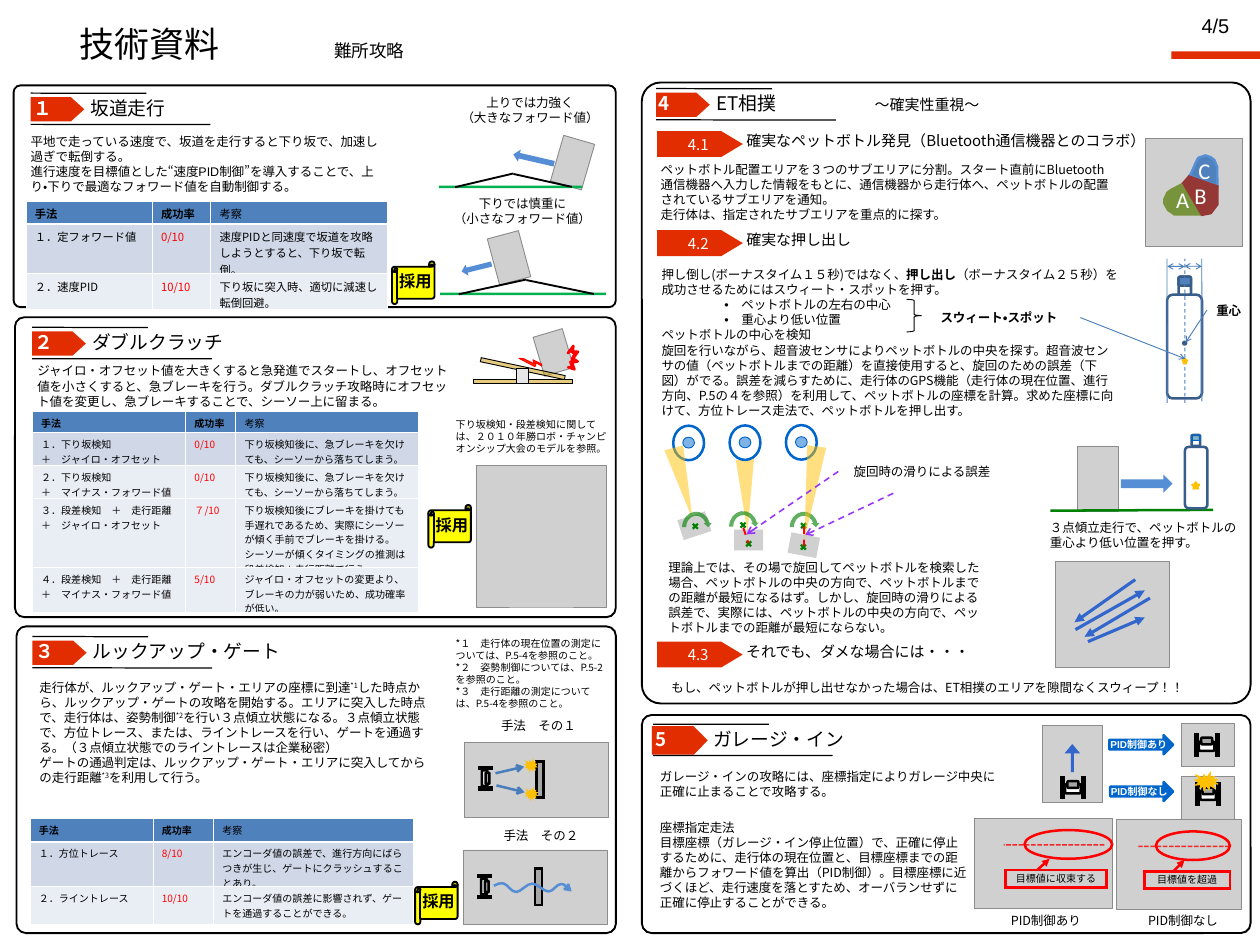
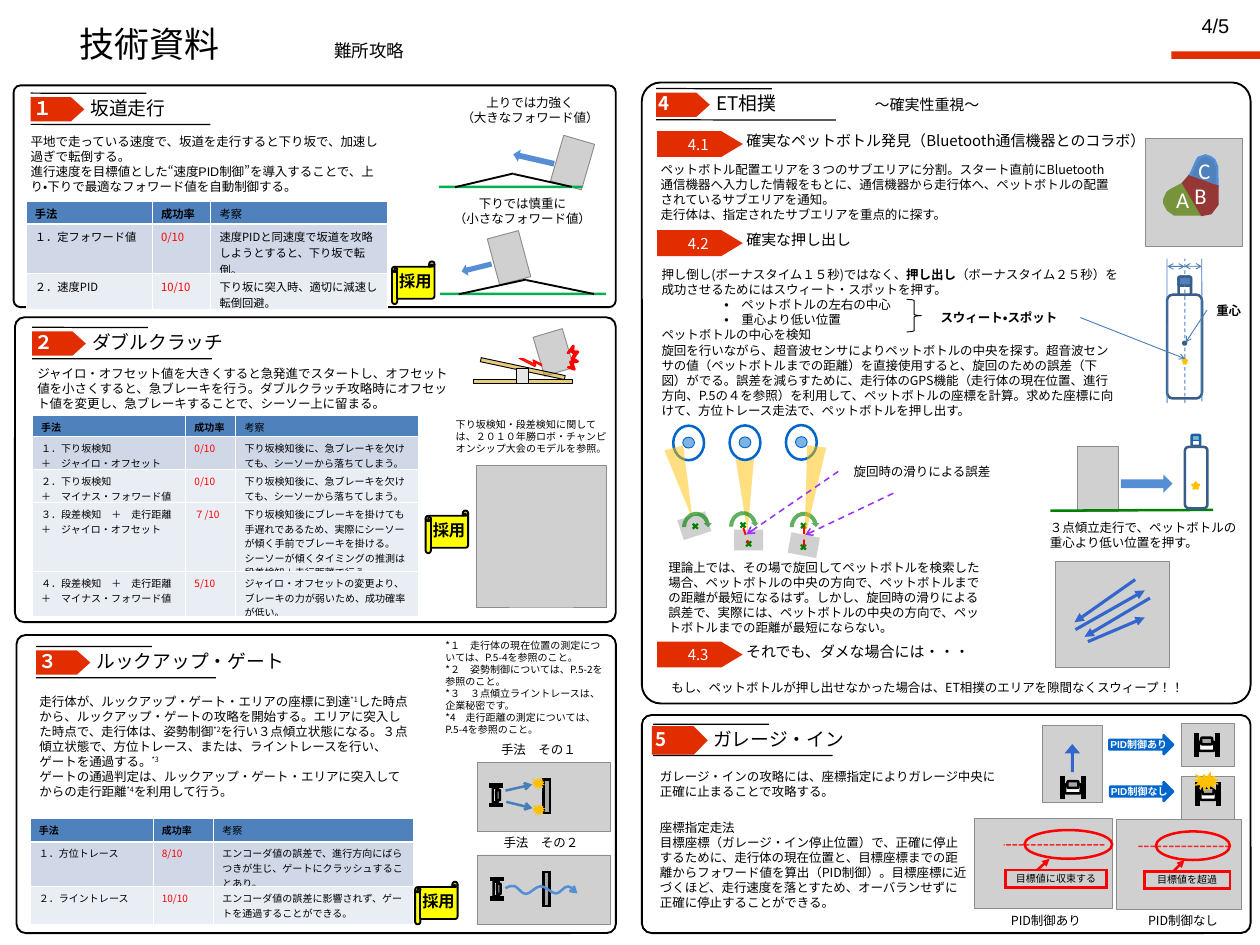
Before and after one commit to jrits/model2011, a slide deck: slide 1 of model_4/222_hamarobo_model_4.ppt. Drawn at 1260x945 pixels with LibreOffice and Linux fonts; fonts in the diff are those of the drawing; grey boxes stand for pictures; background and template pictures are left out. Boxes give left, top, right and bottom in pixels: in the first picture for what was removed or moved away, otherwise in the second. Text is boxed around its words. In the diff, an @@ line names an element or a change of style, - is before the commit and + after.

Commit message:
レイアウトの微調整。ガレージ・インの攻略方法説明を修正。ルックアップゲートで、企業秘密をAsteriskに変更。

```diff
--- a/model_4/222_hamarobo_model_4.ppt
+++ b/model_4/222_hamarobo_model_4.ppt
@@ rounded rectangle: place and size @@
-rounded rectangle at bbox=[15, 318, 616, 617]
+rounded rectangle at bbox=[15, 318, 616, 623]
@@ text "採用": place and size @@
-text "採用" at bbox=[436, 517, 468, 533]
+text "採用" at bbox=[433, 522, 465, 538]
@@ 1 table, 1 text, 1 horizontal scroll: place and size @@
-1 table, 1 text, 1 horizontal scroll at bbox=[32, 411, 578, 841]
+1 table, 1 text, 1 horizontal scroll at bbox=[32, 415, 578, 848]
@@ rounded rectangle: place and size @@
-rounded rectangle at bbox=[16, 626, 616, 933]
+rounded rectangle at bbox=[16, 635, 616, 933]
@@ 2 texts, 2 lines, 1 freeform shape: place and size @@
-2 texts, 2 lines, 1 freeform shape at bbox=[32, 636, 280, 668]
+2 texts, 2 lines, 1 freeform shape at bbox=[36, 646, 283, 678]
@@ text "*１ 走行体の現在位置の測定については、P.5-4を参照のこと。": place and size @@
-text "*１ 走行体の現在位置の測定については、P.5-4を参照のこと。" at bbox=[456, 638, 603, 708]
+text "*１ 走行体の現在位置の測定については、P.5-4を参照のこと。" at bbox=[445, 640, 603, 734]
@@ text at bbox=[445, 688, 600, 734]: text changed @@
-*３ 走行距離の測定については、P.5-4を参照のこと。
+*３ ３点傾立ライントレースは、企業秘密です。
+*4 走行距離の測定については、P.5-4を参照のこと。
@@ text at bbox=[39, 695, 408, 797]: text changed @@
-走行体が、ルックアップ・ゲート・エリアの座標に到達*1した時点から、ルックアップ・ゲートの攻略を開始する。エリアに突入した時点で、走行体は、姿勢制御*2を行い３点傾立状態になる。３点傾立状態で、方位トレース、または、ライントレースを行い、ゲートを通過する。（３点傾立状態でのライントレースは企業秘密）
-ゲートの通過判定は、ルックアップ・ゲート・エリアに突入してからの走行距離*3を利用して行う。
+走行体が、ルックアップ・ゲート・エリアの座標に到達*1した時点から、ルックアップ・ゲートの攻略を開始する。エリアに突入した時点で、走行体は、姿勢制御*2を行い３点傾立状態になる。３点傾立状態で、方位トレース、または、ライントレースを行い、ゲートを通過する。*3
+ゲートの通過判定は、ルックアップ・ゲート・エリアに突入してからの走行距離*4を利用して行う。
@@ text "手法 その１": place and size @@
-text "手法 その１" at bbox=[501, 719, 575, 731]
+text "手法 その１" at bbox=[501, 743, 575, 755]
@@ picture: place and size @@
-picture at bbox=[464, 742, 608, 817]
+picture at bbox=[477, 762, 610, 832]
@@ 2 rectangles, 1 freeform shape, 1 arrow, 1 irregular seal: place and size @@
-2 rectangles, 1 freeform shape, 1 arrow, 1 irregular seal at bbox=[479, 759, 543, 797]
+2 rectangles, 1 freeform shape, 1 arrow, 1 irregular seal at bbox=[490, 777, 550, 813]
@@ 1 arrow, 1 freeform shape, 1 rectangle, 1 irregular seal: place and size @@
-1 arrow, 1 freeform shape, 1 rectangle, 1 irregular seal at bbox=[479, 773, 539, 802]
+1 arrow, 1 freeform shape, 1 rectangle, 1 irregular seal at bbox=[490, 790, 545, 816]
@@ picture: place and size @@
-picture at bbox=[464, 850, 608, 924]
+picture at bbox=[477, 855, 610, 924]
@@ rectangle: place and size @@
-rectangle at bbox=[478, 896, 490, 898]
+rectangle at bbox=[491, 897, 503, 899]
@@ rectangle: place and size @@
-rectangle at bbox=[478, 875, 490, 878]
+rectangle at bbox=[491, 878, 503, 880]
@@ freeform shape: place and size @@
-freeform shape at bbox=[481, 878, 487, 894]
+freeform shape at bbox=[493, 882, 499, 896]
@@ freeform shape: place and size @@
-freeform shape at bbox=[485, 881, 489, 892]
+freeform shape at bbox=[497, 884, 500, 894]
@@ freeform shape: place and size @@
-freeform shape at bbox=[494, 883, 572, 892]
+freeform shape at bbox=[506, 886, 578, 894]
@@ rectangle: place and size @@
-rectangle at bbox=[536, 868, 542, 905]
+rectangle at bbox=[544, 872, 550, 905]
```
